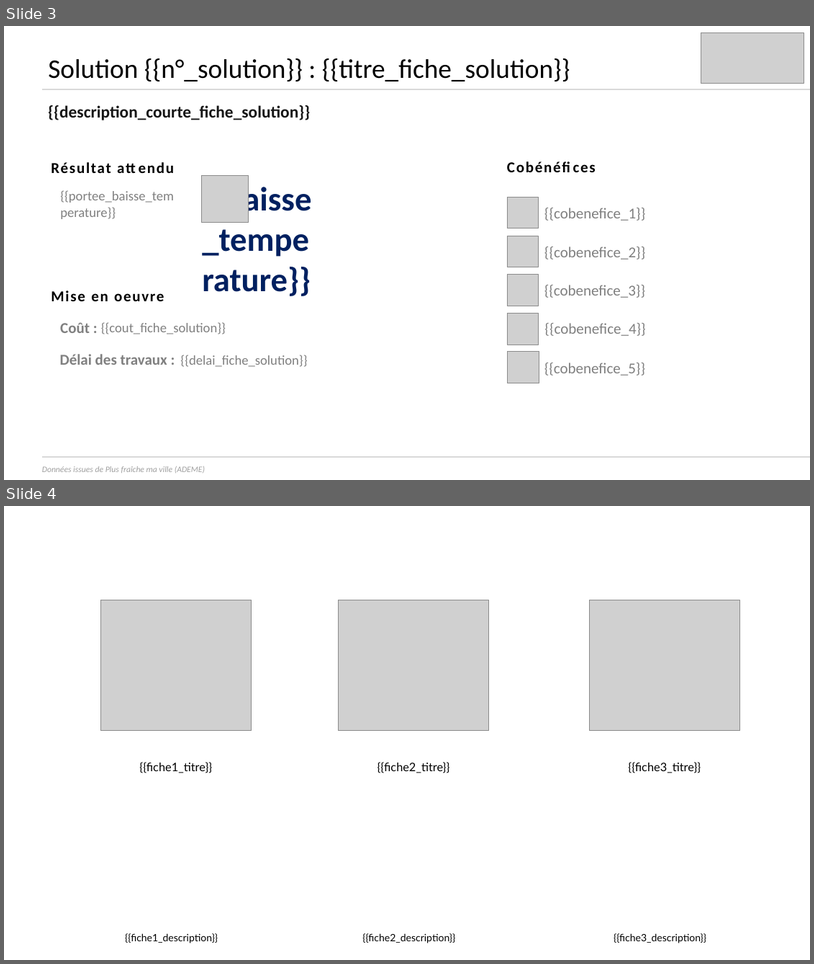
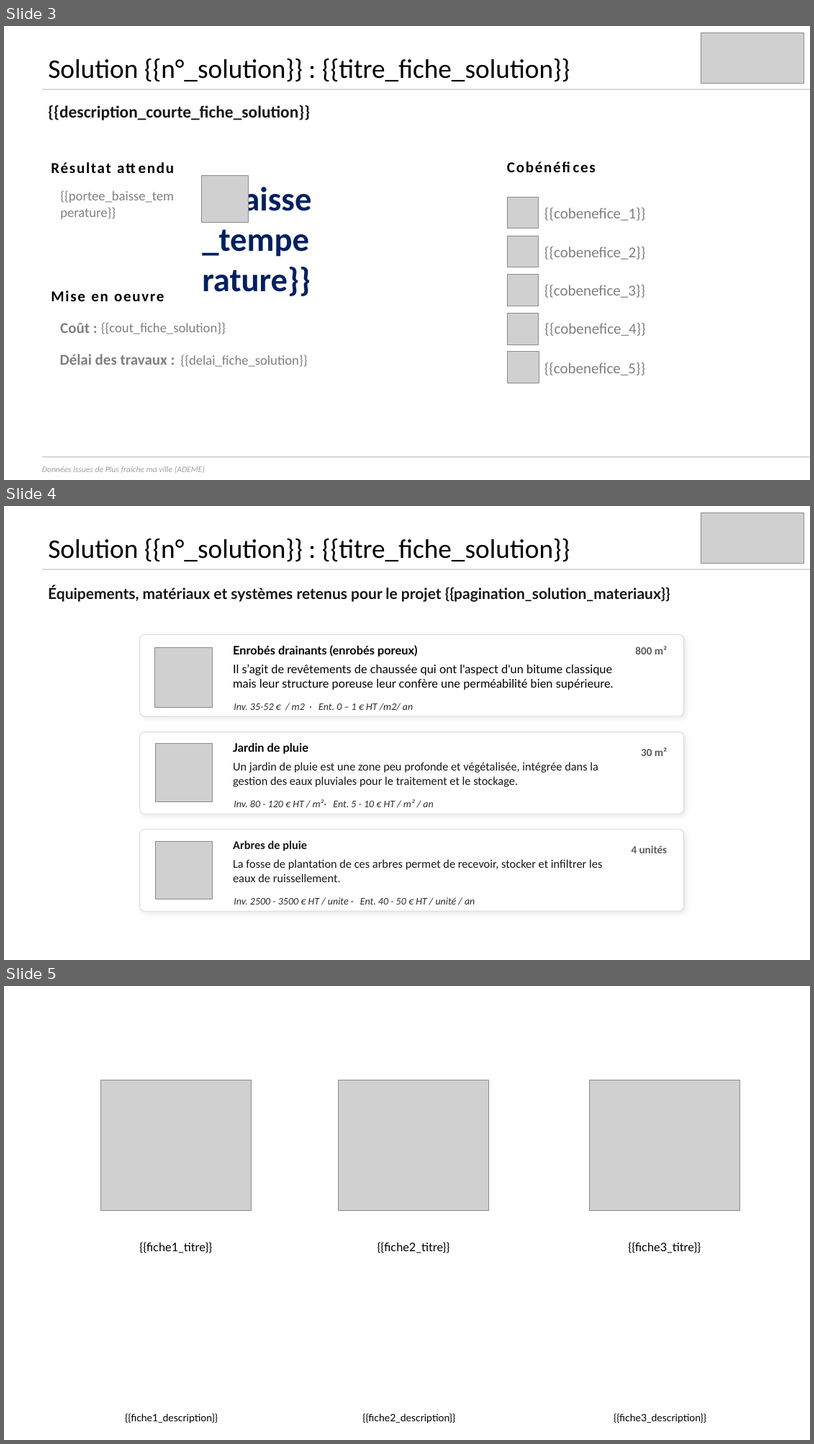
Before and after one commit to incubateur-ademe/plusfraichemaville-site, a slide deck: public/templates/template_synthese_projet.pptx. Shown one above the other, each under a label of ours: slides 3 and 4 before the commit, slides 3, 4 and 5 after it. The pictures are 814x964 and 814x1444 pixels, drawn with LibreOffice and Linux fonts; fonts in the diff are those of the drawing; grey boxes stand for pictures. Boxes give left, top, right and bottom in pixels: in the first picture for what was removed or moved away, otherwise in the second. Text is boxed around its words. In the diff, an @@ line names an element or a change of style, - is before the commit and + after.

```diff
--- a/public/templates/template_synthese_projet.pptx
+++ b/public/templates/template_synthese_projet.pptx
@@ slide 4 added at <box>4,506,810,960</box>, background #FFFFFF @@
@@ picture added at <box>702,512,805,563</box> @@
@@ picture added at <box>716,512,797,563</box> @@
@@ text added at <box>48,538,571,561</box>, 32 pt, text #000000 @@
+Solution {{n°_solution}} : {{titre_fiche_solution}}
@@ line added from (42, 569) to (810, 569), #D9D9D9 1.5 pt @@
@@ text added at <box>48,586,671,602</box>, 18 pt, text #161616, bold @@
+Équipements, matériaux et systèmes retenus pour le projet {{pagination_solution_materiaux}}
@@ rounded rectangle added at <box>140,634,684,716</box>, fill #FFFFFF, outline #DADADA 0.7 pt @@
@@ picture added at <box>154,648,213,708</box> @@
@@ text added at <box>233,645,418,656</box>, 14 pt, text #000000, bold @@
+Enrobés drainants (enrobés poreux)
@@ text added at <box>635,646,667,654</box>, 13 pt, text #5C5C5C, bold @@
+800 m²
@@ text added at <box>233,664,614,690</box>, 14 pt, text #000000 @@
+Il s’agit de revêtements de chaussée qui ont l'aspect d'un bitume classique mais leur structure poreuse leur confère une perméabilité bien supérieure.
@@ text added at <box>234,703,413,710</box>, 12 pt, text #2C2C2C, italic @@
+Inv. 35-52 € / m2 · Ent. 0 – 1 € HT /m2/ an
@@ rounded rectangle added at <box>140,731,684,813</box>, fill #FFFFFF, outline #DADADA 0.7 pt @@
@@ text added at <box>233,743,309,754</box>, 14 pt, text #000000, bold @@
+Jardin de pluie
@@ picture added at <box>155,744,212,802</box> @@
@@ text added at <box>233,762,599,787</box>, 14 pt, text #161616 @@
+Un jardin de pluie est une zone peu profonde et végétalisée, intégrée dans la gestion des eaux pluviales pour le traitement et le stockage.
@@ text added at <box>641,747,667,756</box>, 13 pt, text #5C5C5C, bold @@
+30 m²
@@ text added at <box>234,799,433,807</box>, 12 pt, text #2C2C2C, italic @@
+Inv. 80 - 120 € HT / m²· Ent. 5 - 10 € HT / m² / an
@@ rounded rectangle added at <box>140,829,684,911</box>, fill #FFFFFF, outline #DADADA 0.7 pt @@
@@ picture added at <box>155,841,212,899</box> @@
@@ text added at <box>233,840,307,851</box>, 14 pt, text #1A1A1A, bold @@
+Arbres de pluie
@@ text added at <box>632,845,668,853</box>, 13 pt, text #5C5C5C, bold @@
+4 unités
@@ text added at <box>233,859,602,882</box>, 14 pt, text #161616 @@
+La fosse de plantation de ces arbres permet de recevoir, stocker et infiltrer les eaux de ruissellement.
@@ text added at <box>234,897,475,904</box>, 12 pt, text #2C2C2C, italic @@
+Inv. 2500 - 3500 € HT / unite · Ent. 40 - 50 € HT / unité / an
@@ what was slide 4 is now slide 5 @@
```
Also in this commit, not shown: 7 other files.
